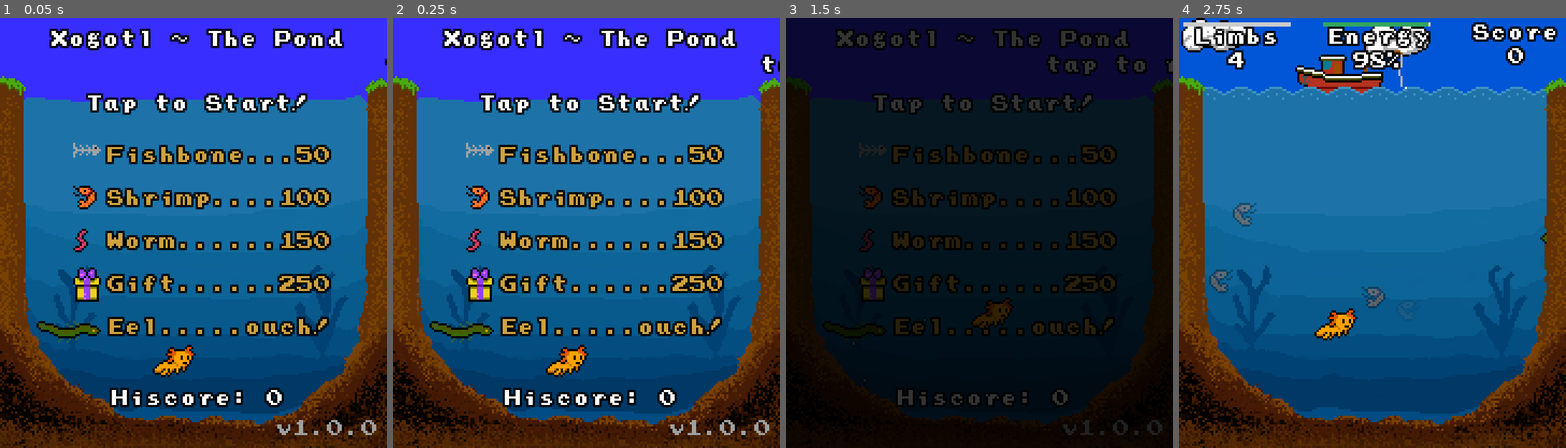
Above: before the commit, frames 1-4 (left to right).
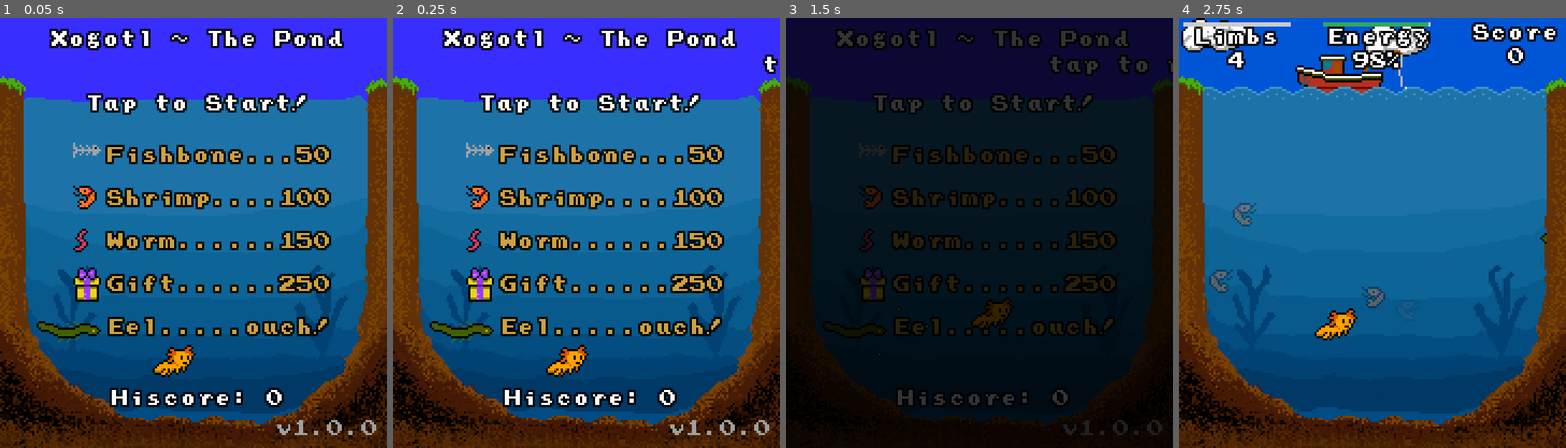
Above: after the commit, the same moments.

Repository: Krumelur/Xogotl
Game: Godot game, scene res://scenes/HtmlForceClick/html_force_click.tscn
The game is run twice, just before and just after one commit, with the same random seed, the same clock (stepped at 60 frames per second) and the same inputs. Before the commit the project starts from res://scenes/start/start.tscn.
Inputs (mouse positions are in pixels of both pictures, inside the frame that each line leads up to):
- Up to frame 1 (0.05 s): no input
- Up to frame 2 (0.25 s): no input
- Up to frame 3 (1.5 s): tap Enter at 0.5, 1.25 s; move the mouse to (1064, 211) at 0.52 s; click (1064, 211) at 0.67 s; drag from (902, 254) to (991, 319) at 1.27 s
- Up to frame 4 (2.75 s): move the mouse to (1411, 138) at 2.02 s; click (1411, 138) at 2.17 s

The runs differ from the first frame. In frame 1, less than 0.1% of the frame differs, in the area x 99-100%, y 9-11%; in frame 2, 0.1%; in frame 3, 0.5%, in the area x 67-100%, y 8-14%; in frame 4, nothing differs.

Commit message:
Update project.godot

Diff:
--- a/XogotProject/project.godot
+++ b/XogotProject/project.godot
@@ -11,8 +11,17 @@
 [application]
 
 config/name="Xogotl - Pond Survival"
+config/description="Little Xogotl is peacefully swimming through his pond when a deep rumble interrupts the calm. What was that? His stomach. The little creature is hungry.
+
+Help Xogotl explore the pond and hunt for tasty treats like shrimps, worms, and whatever else he can find.
+
+But be careful of the eels. These electrically charged troublemakers are always in a bad mood. Touching one will cost Xogotl a limb, slowing him down. Don’t worry - lost limbs grow back over time, but until then, movement will be less efficient.
+
+To move, simply tap the screen. Keep in mind that swimming consumes energy, which can only be restored by eating. Balance movement and feeding wisely, and see if you can push your limits to achieve a new high score.
+
+Enjoy!"
 config/version="1.0.0"
-run/main_scene="res://scenes/start/start.tscn"
+run/main_scene="uid://dukdxu6h8go6h"
 config/features=PackedStringArray("4.5", "Mobile")
 boot_splash/bg_color=Color(0.11764706, 0.60784316, 0, 1)
 boot_splash/image="res://gfx/splashscreen.png"
@@ -95,3 +104,4 @@
 "res://scenes/main/game_main.gd": PackedInt32Array(),
 "res://xogotl.gd": PackedInt32Array()
 }
+project/xogot_game_id="1323_xogotl-pond-survival"
